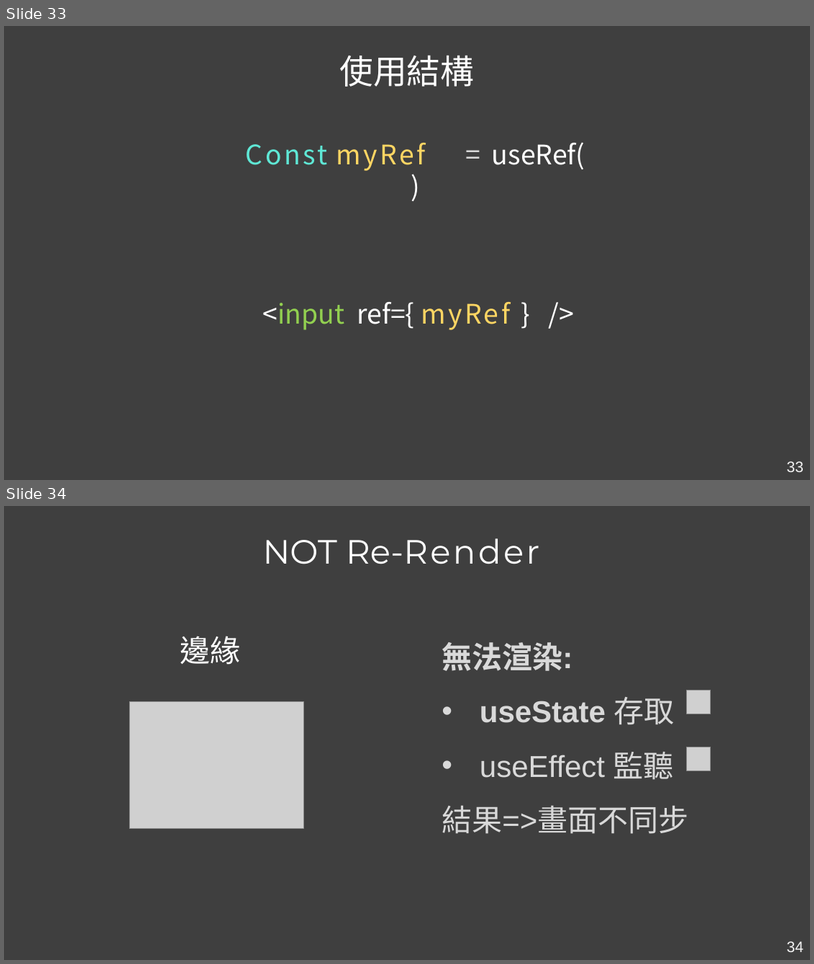
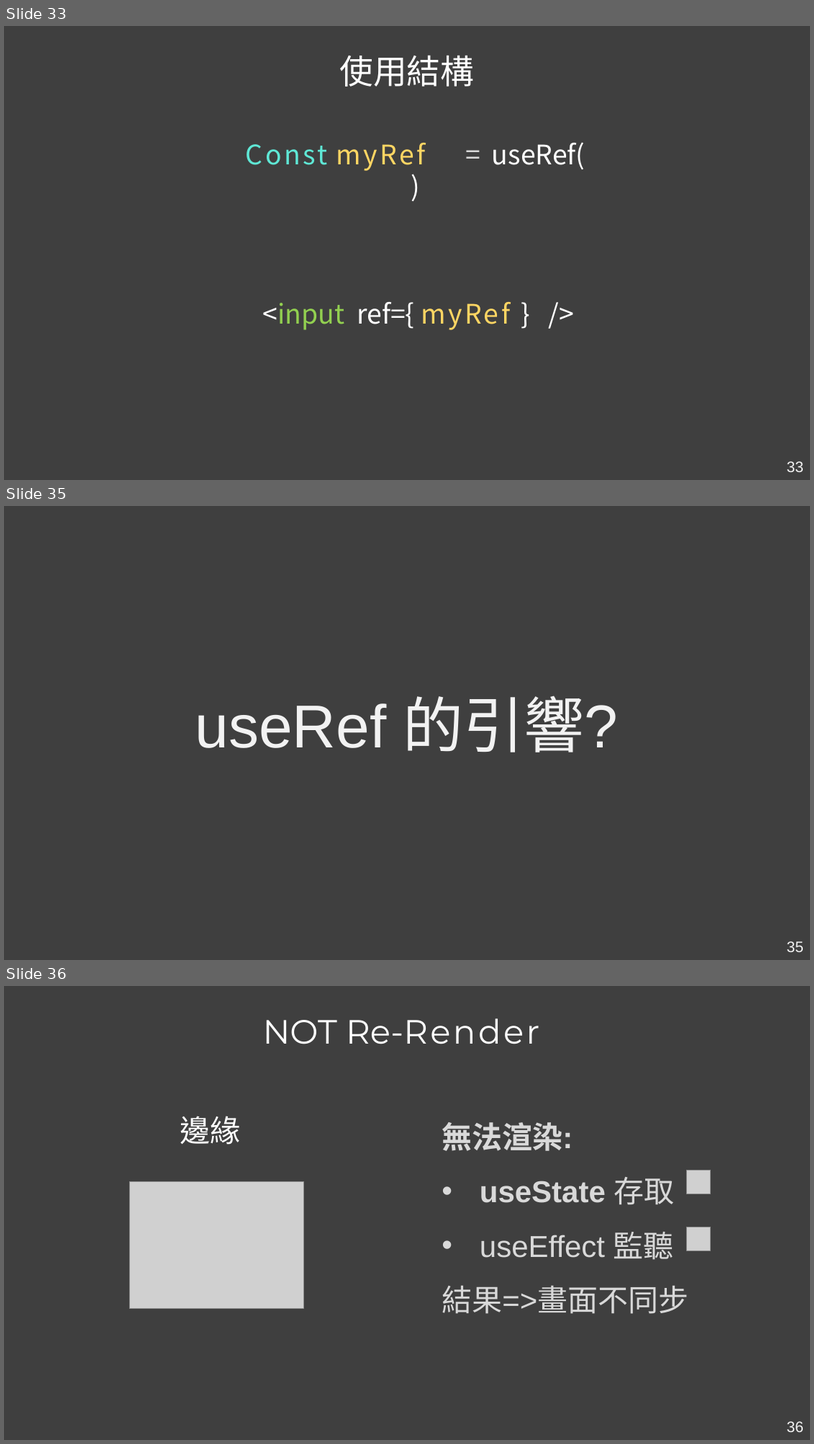
Before and after one commit to Kader-coder/React-Hooks, a slide deck: PPT/React Hooks &.pptx. Shown one above the other, each under a label of ours: slides 33 and 34 before the commit, slides 33, 35 and 36 after it; the slides between them are not shown. The pictures are 814x964 and 814x1444 pixels, drawn with LibreOffice and Linux fonts; fonts in the diff are those of the drawing; grey boxes stand for pictures. Boxes give left, top, right and bottom in pixels: in the first picture for what was removed or moved away, otherwise in the second. Text is boxed around its words. In the diff, an @@ line names an element or a change of style, - is before the commit and + after.

```diff
--- a/PPT/React Hooks &.pptx
+++ b/PPT/React Hooks &.pptx
@@ slide 35 added at [4,506,810,960], background #3F3F3F @@
@@ text added at [195,695,619,752], 72 pt, text #F2F2F2 @@
+useRef 的引響?
@@ page number added at [787,941,804,952], 18 pt, text #F2F2F2 @@
+35
@@ what was slide 34 is now slide 36 @@
@@ page number at [787,1421,804,1432]: text changed @@
-34
+36
```
Also in this commit, not shown: 4 slides changed, 4 other slides added, 2 slides removed, 1 other file.
